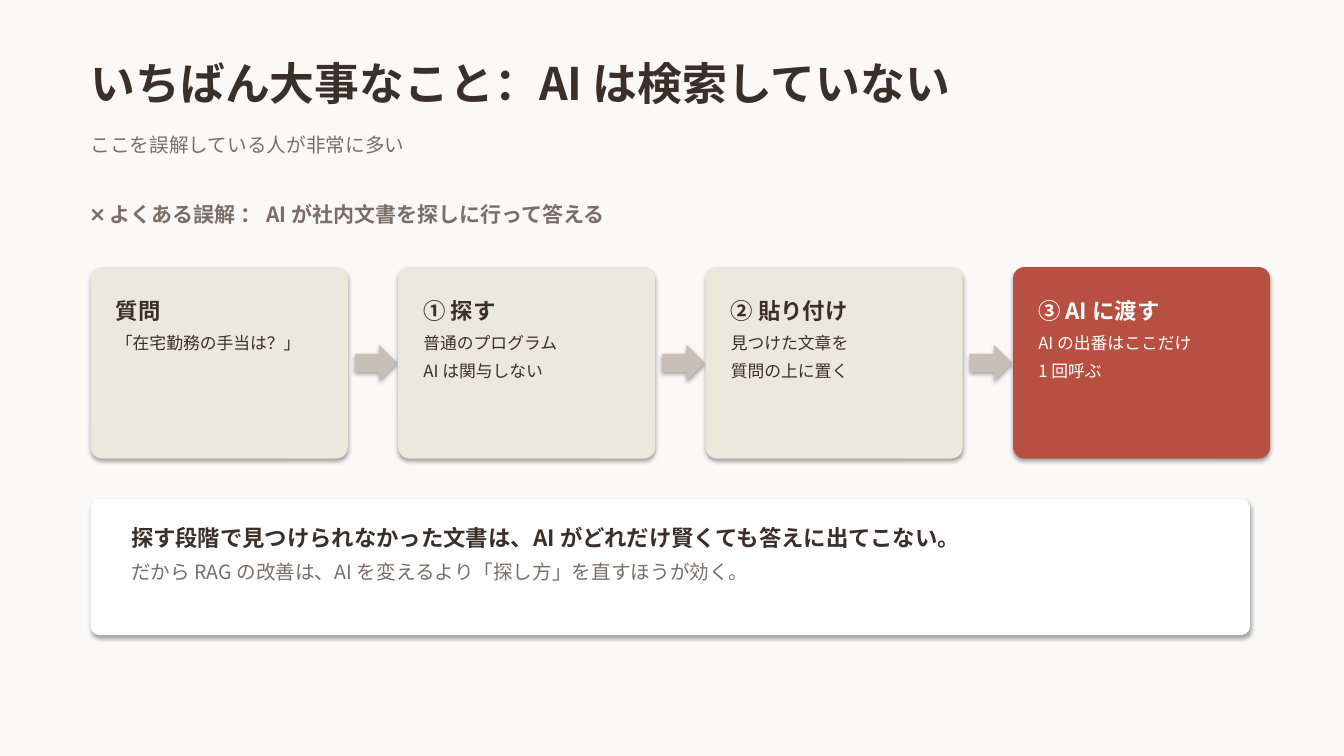
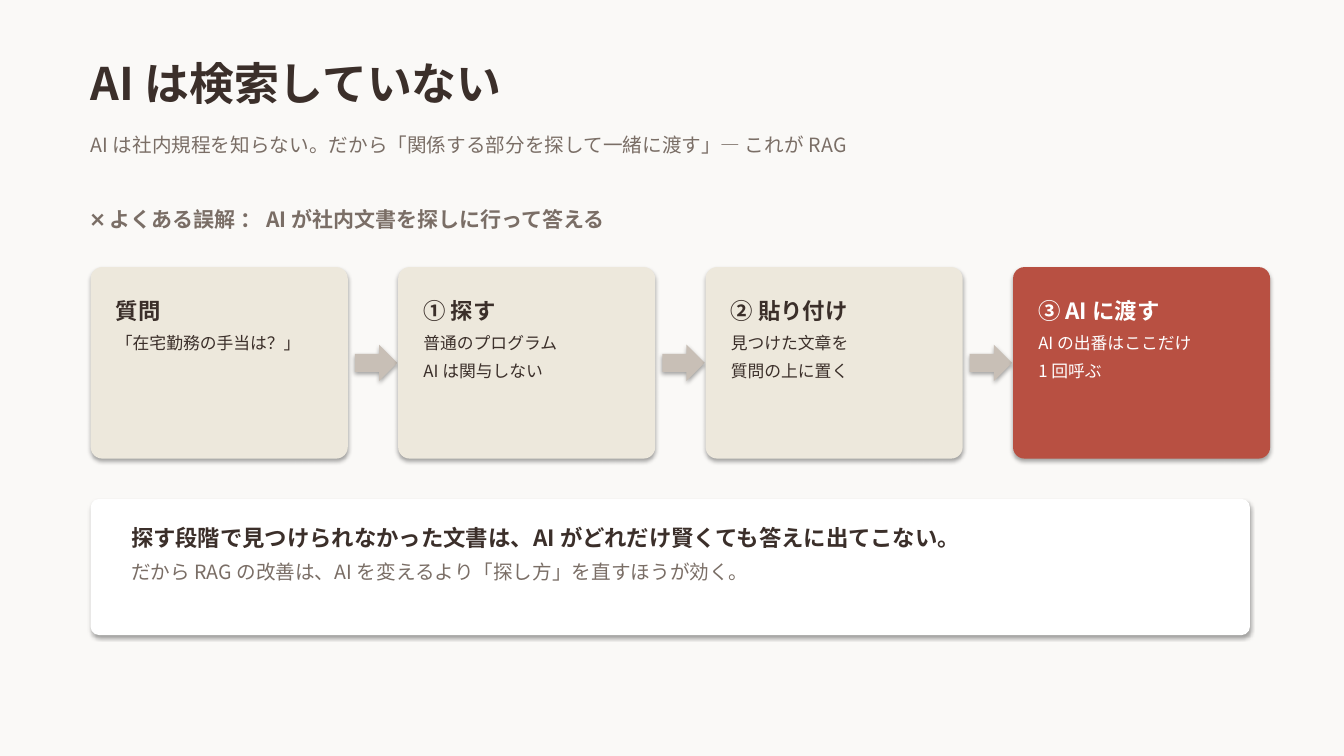
Before and after one commit to 20061111adg-debug/rag-workshop, a slide deck: slide 2 of docs/RAGとは.pptx (slide 3 before the commit). Drawn at 1344x756 pixels with LibreOffice and Linux fonts; fonts in the diff are those of the drawing. Boxes give left, top, right and bottom in pixels: in the first picture for what was removed or moved away, otherwise in the second. Text is boxed around its words. In the diff, an @@ line names an element or a change of style, - is before the commit and + after.

```diff
--- a/docs/RAGとは.pptx
+++ b/docs/RAGとは.pptx
@@ text at box(91, 62, 501, 104): text changed @@
-いちばん大事なこと：AI は検索していない
+AI は検索していない
@@ text at box(91, 135, 847, 154): text changed @@
-ここを誤解している人が非常に多い
+AI は社内規程を知らない。だから「関係する部分を探して一緒に渡す」— これが RAG
@@ text "❌ よくある誤解 ： AI が社内文書を探しに行って答える": place and size @@
-text "❌ よくある誤解 ： AI が社内文書を探しに行って答える" at box(110, 204, 604, 224)
+text "❌ よくある誤解 ： AI が社内文書を探しに行って答える" at box(110, 209, 604, 229)
```
Also in this commit, not shown: 7 other slides changed, 1 slide added, 7 slides removed, 1 other file.
